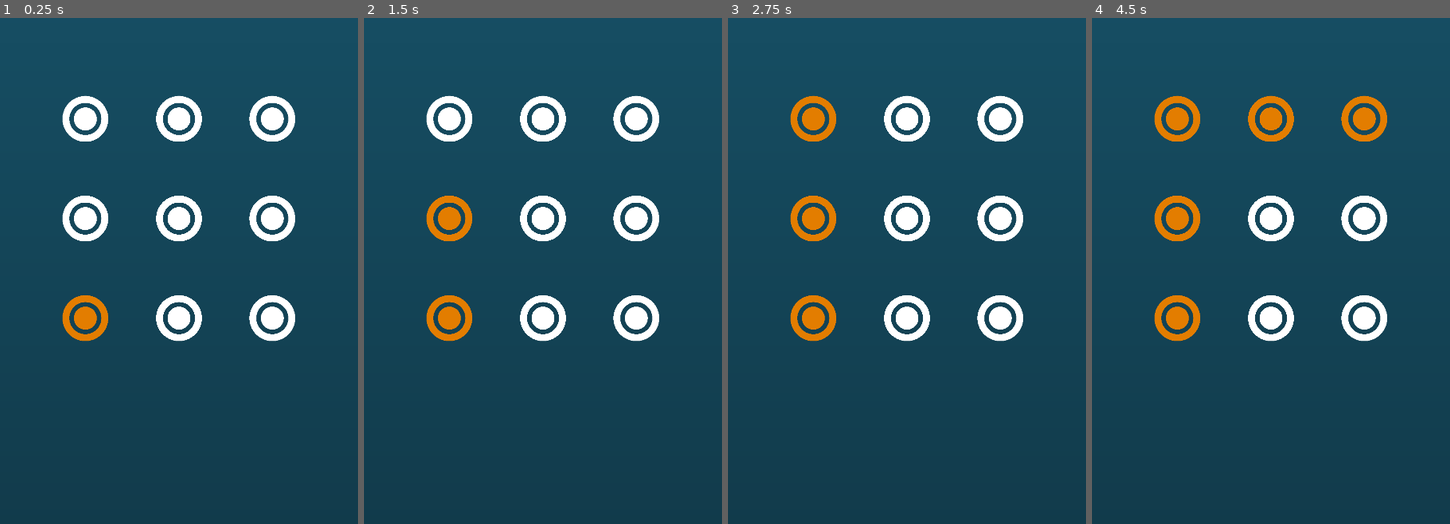
Above: before the commit, frames 1-4 (left to right).
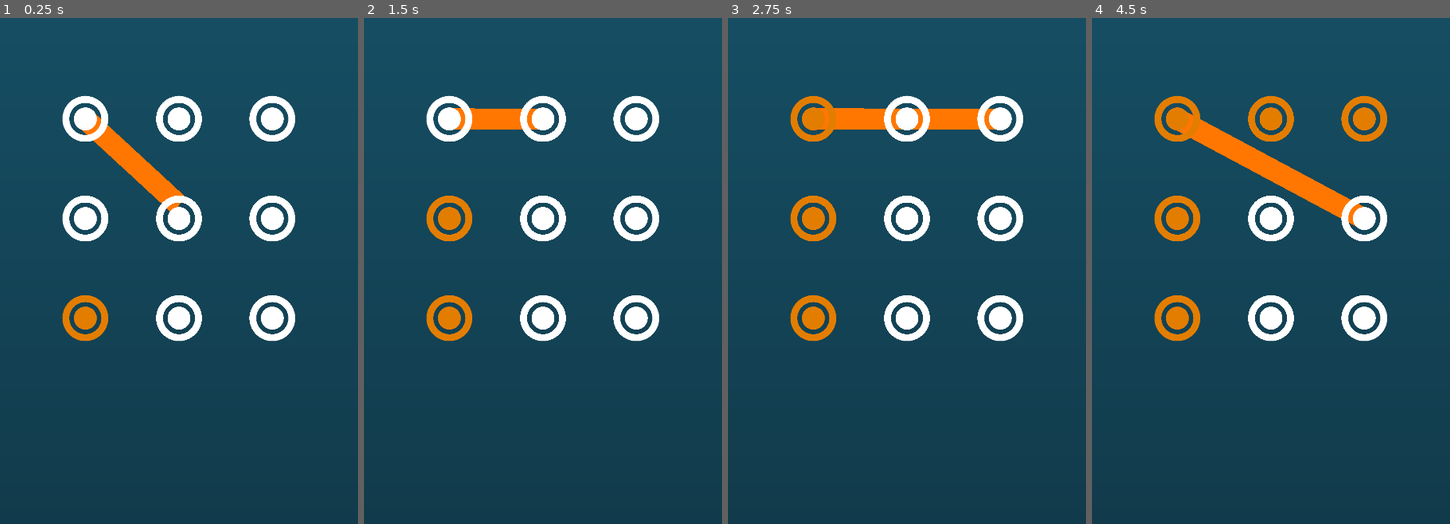
Above: after the commit, the same moments.

Repository: tJamesD/dot-line-matcher
Game: Godot game, scene res://Scenes/main.tscn
Two runs of this game, one before a commit and one after it. Both use one fixed random seed, a clock stepped at 60 frames per second and the inputs below.
Inputs (mouse positions are in pixels of both pictures, inside the frame that each line leads up to):
- Up to frame 1 (0.25 s): no input
- Up to frame 2 (1.5 s): tap Enter at 0.5 s; move the mouse to (449, 119) at 0.52 s; tap Space at 1.25 s; move the mouse to (543, 119) at 1.27 s
- Up to frame 3 (2.75 s): move the mouse to (1000, 119) at 2.02 s
- Up to frame 4 (4.5 s): tap Enter at 2.75, 4.25 s; move the mouse to (1177, 220) at 2.77 s; tap Space at 3.5 s; move the mouse to (1271, 220) at 3.52 s; move the mouse to (1364, 220) at 4.27 s

The runs differ from the first frame. In frame 1, 1.2% of the frame differs, in the area x 22-52%, y 19-39%; in frame 2, 0.7%; in frame 3, 1.4%; in frame 4, 2.1%, in the area x 23-76%, y 18-42%.

Commit message:
line_stretching

Diff:
--- /dev/null
+++ b/Scenes/line.tscn
@@ -0,0 +1,18 @@
+[gd_scene load_steps=4 format=3 uid="uid://c1pqc135ih2pq"]
+
+[ext_resource type="Script" uid="uid://eisyr0pihtxn" path="res://Scripts/line_rect.gd" id="1_dnkca"]
+
+[sub_resource type="Gradient" id="Gradient_psul3"]
+offsets = PackedFloat32Array(0)
+colors = PackedColorArray(1, 0.466667, 0, 1)
+
+[sub_resource type="GradientTexture2D" id="GradientTexture2D_c8146"]
+gradient = SubResource("Gradient_psul3")
+width = 100
+
+[node name="Main" type="Node2D"]
+
+[node name="Sprite2D" type="Sprite2D" parent="."]
+texture = SubResource("GradientTexture2D_c8146")
+offset = Vector2(50, 0)
+script = ExtResource("1_dnkca")
--- a/Scenes/main.tscn
+++ b/Scenes/main.tscn
@@ -1,7 +1,8 @@
-[gd_scene load_steps=5 format=3 uid="uid://btt8t0iqov2lk"]
+[gd_scene load_steps=6 format=3 uid="uid://btt8t0iqov2lk"]
 
 [ext_resource type="Script" uid="uid://dsb0gcdpokhbx" path="res://Scripts/dots_manager.gd" id="1_bo1nx"]
 [ext_resource type="PackedScene" uid="uid://ct0creunkhh4g" path="res://Scenes/dot.tscn" id="1_jjgbg"]
+[ext_resource type="PackedScene" uid="uid://c1pqc135ih2pq" path="res://Scenes/line.tscn" id="3_8gbba"]
 
 [sub_resource type="Gradient" id="Gradient_7u77a"]
 colors = PackedColorArray(0.0915493, 0.324222, 0.413157, 1, 0.0486, 0.14277, 0.18, 1)
@@ -72,3 +73,6 @@
 [node name="Dot8" parent="Dots" instance=ExtResource("1_jjgbg")]
 position = Vector2(821.5, 1300)
 scale = Vector2(0.184176, 0.184176)
+
+[node name="Main" parent="." instance=ExtResource("3_8gbba")]
+position = Vector2(257.5, 700)
--- a/Scripts/dot.gd
+++ b/Scripts/dot.gd
@@ -1,4 +1,6 @@
 extends Area2D
+
+class_name Dot
 
 var activated : bool = false
 var isValid : bool = true
--- a/Scripts/dots_manager.gd
+++ b/Scripts/dots_manager.gd
@@ -32,6 +32,7 @@
 		#dot._activate()
 
 func _process(delta: float) -> void:
+
 	if animate:
 		animate = false
 		for i in range(4):
--- /dev/null
+++ b/Scripts/line_rect.gd
@@ -0,0 +1,20 @@
+extends Sprite2D
+
+@export var follow_mouse = false
+
+func _process(delta):
+	var mouse_pos = get_global_mouse_position()
+	var dir = mouse_pos - global_position
+
+	# Rotate toward mouse
+	rotation = dir.angle()
+
+	# Distance from object to mouse
+	var dist = dir.length()
+
+	# Scale along x-axis depending on distance
+	scale.x = dist / 100.0   # adjust divisor for sensitivity
+	scale.y = 1              # keep y fixed
+
+func _draw_between_dots(dot1 :Dot, dot2:Dot):
+	pass
Not shown, added: Scripts/line_rect.gd.uid
Not shown, added: Scenes/dot.tscn4165029108.tmp
